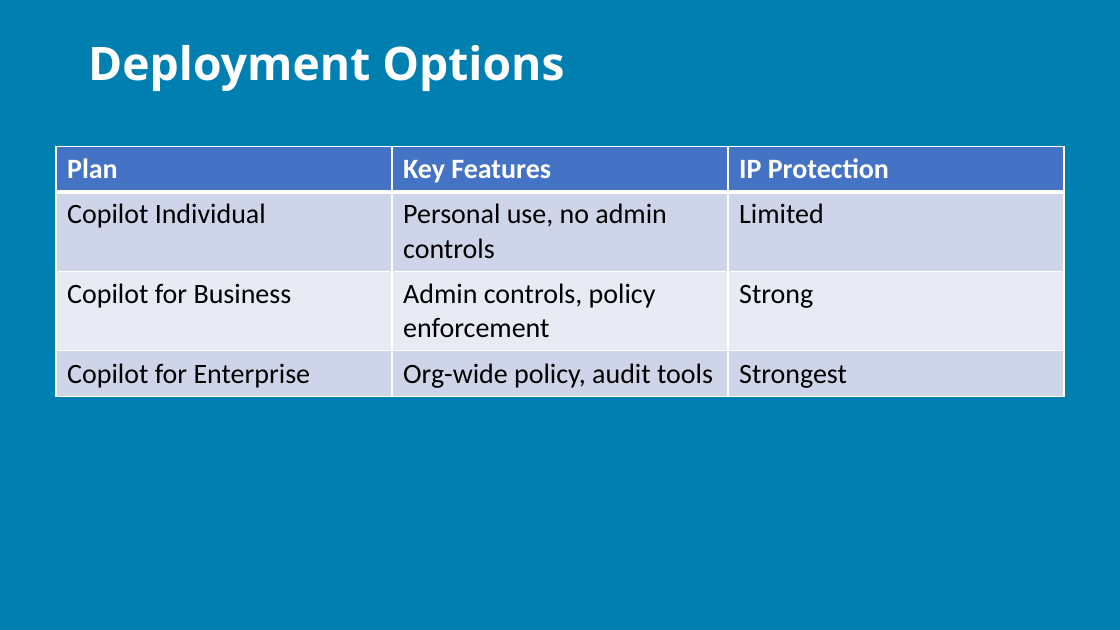
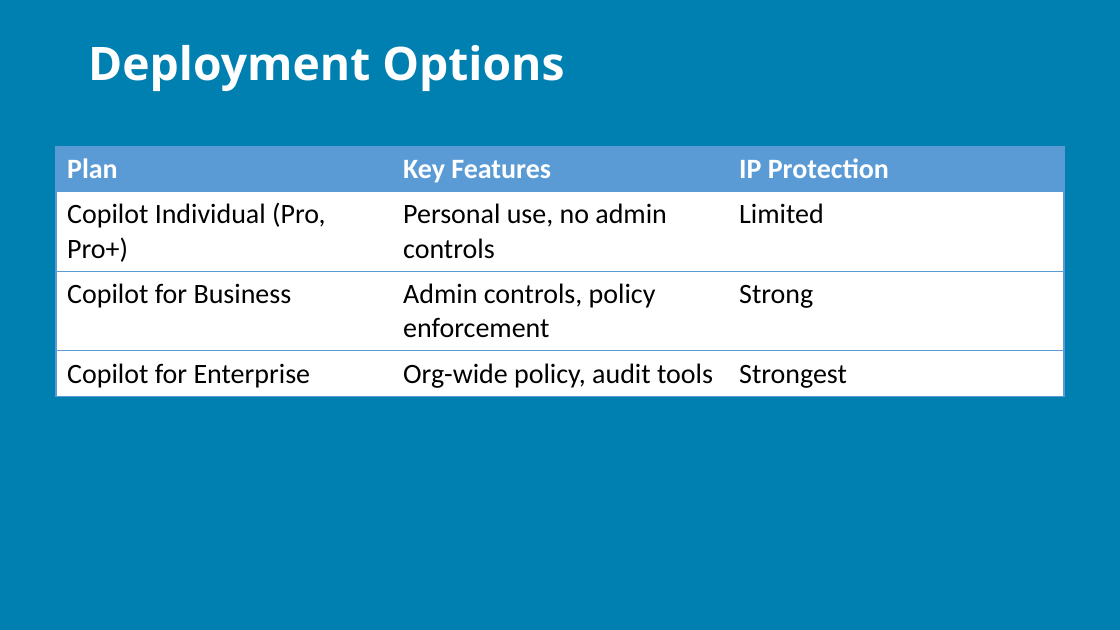
Before and after one commit to j0hnnymiller/AI-Assisted-Software-Development, a slide deck: slide 40 of Slides/AIASD-Fundementals-slides.pptx (slide 35 before the commit). Drawn at 1120x630 pixels with LibreOffice and Linux fonts; fonts in the diff are those of the drawing; background and template pictures are left out. Boxes give left, top, right and bottom in pixels: in the first picture for what was removed or moved away, otherwise in the second. Text is boxed around its words. In the diff, an @@ line names an element or a change of style, - is before the commit and + after.

```diff
--- a/Slides/AIASD-Fundementals-slides.pptx
+++ b/Slides/AIASD-Fundementals-slides.pptx
@@ table at box(56, 147, 1064, 392) @@
-row 2, column 1: Copilot Individual
+row 2, column 1: Copilot Individual (Pro, Pro+)
@@ fill #4472C4 to #5B9BD5 in row 1 @@
@@ fill #CFD5EA to #FFFFFF in 6 cells @@
@@ fill #E9EBF5 to #FFFFFF in row 3 @@
@@ borders changed @@
```
Also in this commit, not shown: 34 other slides changed, 7 slides added, 1 other file.
